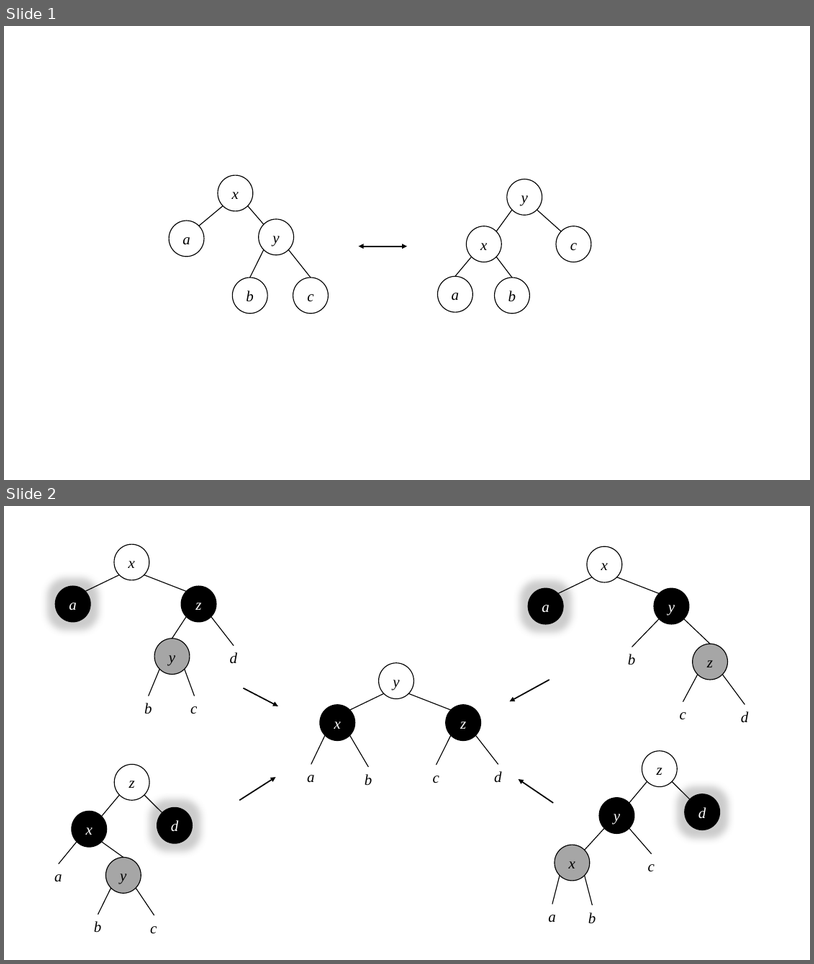
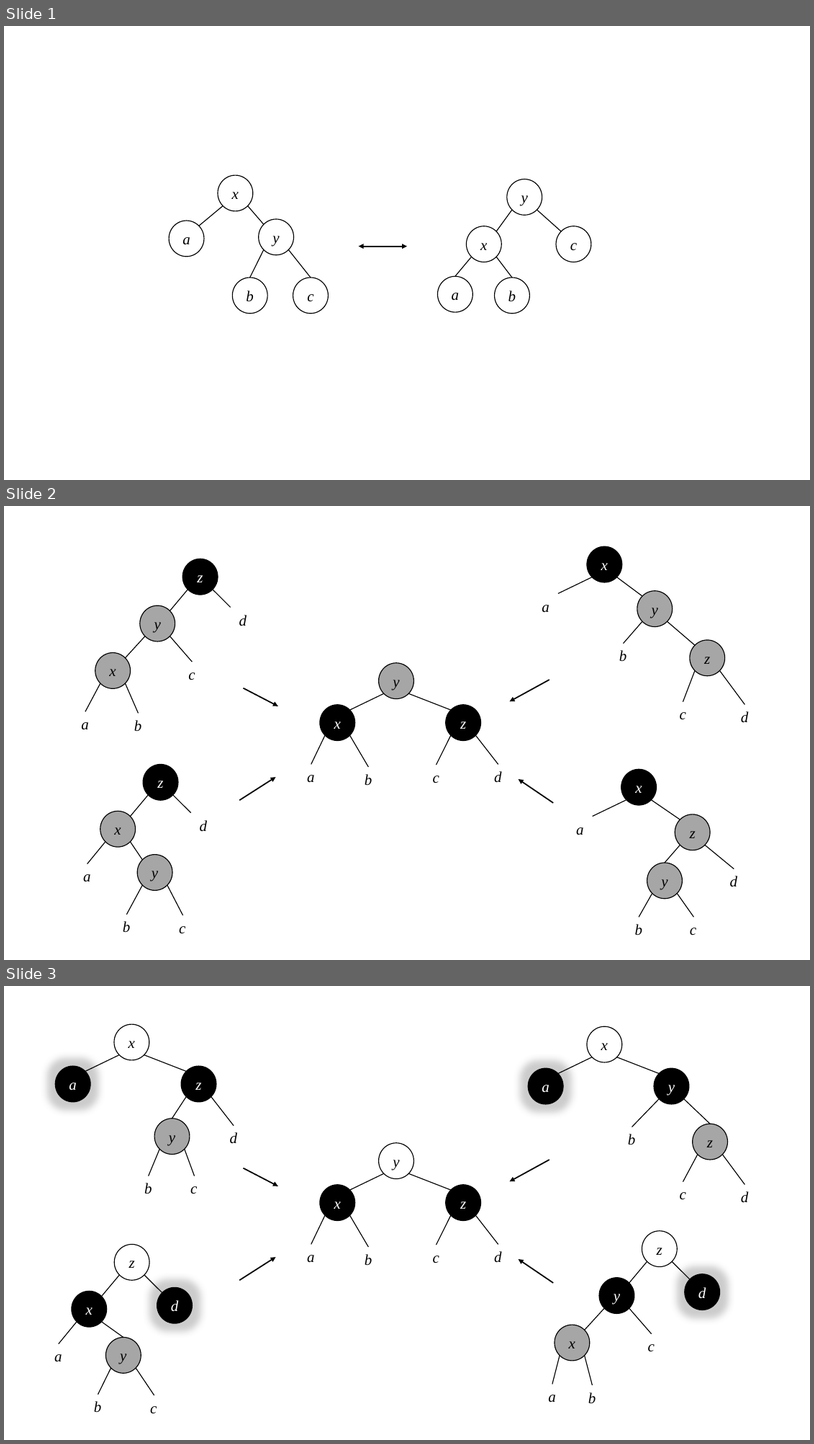
Before and after one commit to liuxinyu95/AlgoXY, a slide deck: datastruct/tree/red-black-tree/img/rbtree.pptx. Shown one above the other, each under a label of ours: slides 1 and 2 before the commit, slides 1, 2 and 3 after it. The pictures are 814x964 and 814x1444 pixels, drawn with LibreOffice and Linux fonts; fonts in the diff are those of the drawing. Boxes give left, top, right and bottom in pixels: in the first picture for what was removed or moved away, otherwise in the second. Text is boxed around its words. In the diff, an @@ line names an element or a change of style, - is before the commit and + after.

```diff
--- a/datastruct/tree/red-black-tree/img/rbtree.pptx
+++ b/datastruct/tree/red-black-tree/img/rbtree.pptx
@@ slide 2 added at bbox=[4, 506, 810, 960], background #FFFFFF @@
@@ group added at bbox=[81, 559, 260, 731]: 6 lines, 4 ellipses, 3 texts @@
+z
+d
+y
+a
+b
+c
+x
@@ group added at bbox=[528, 546, 748, 722]: 6 lines, 4 ellipses, 3 texts @@
+x
+a
+y
+c
+d
+b
+z
@@ arrow added from (244, 688) to (278, 706), #000000 1.5 pt @@
@@ arrow added from (550, 680) to (509, 701), #000000 1.5 pt @@
@@ group added at bbox=[307, 663, 502, 785]: 6 lines, 4 texts, 3 ellipses @@
+y
+x
+z
+a
+b
+c
+d
@@ arrow added from (240, 800) to (275, 777), #000000 1.5 pt @@
@@ arrow added from (554, 803) to (519, 779), #000000 1.5 pt @@
@@ group added at bbox=[83, 764, 221, 933]: 6 lines, 4 ellipses, 3 texts @@
+z
+d
+x
+b
+c
+a
+y
@@ group added at bbox=[563, 769, 738, 935]: 6 lines, 4 ellipses, 3 texts @@
+x
+a
+z
+b
+c
+d
+y
@@ what was slide 2 is now slide 3 @@
```
Also in this commit, not shown: 2 other files.
